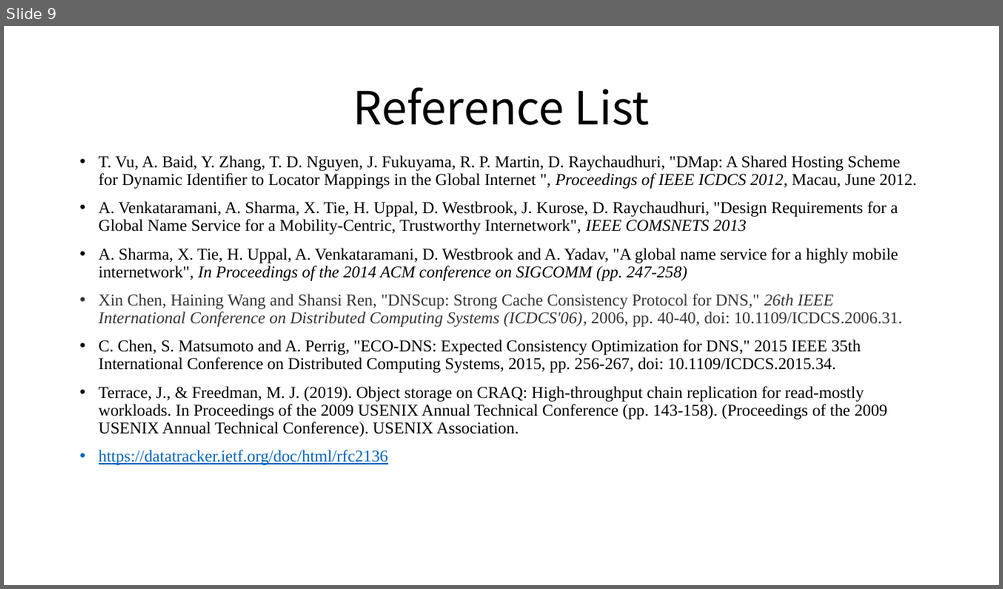
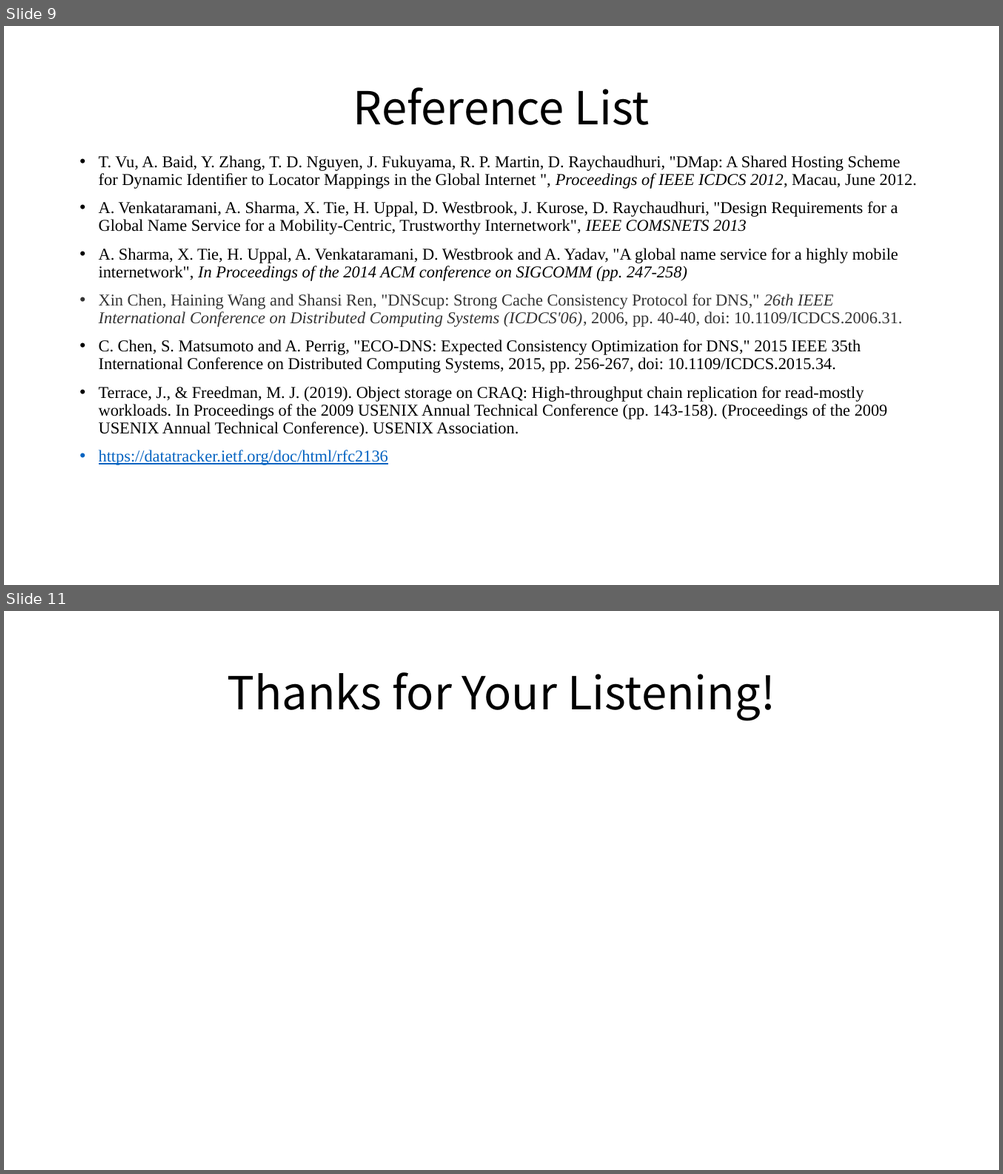
Before and after one commit to HumphreyChou/DNS-on-CRAQ, a slide deck: presentation/DNS_strong_consistency.pptx. Shown one above the other, each under a label of ours: slide 9 before the commit, slides 9 and 11 after it; the slides between them are not shown. The pictures are 1003x589 and 1003x1174 pixels, drawn with LibreOffice and Linux fonts; fonts in the diff are those of the drawing. Boxes give left, top, right and bottom in pixels: in the first picture for what was removed or moved away, otherwise in the second. Text is boxed around its words. In the diff, an @@ line names an element or a change of style, - is before the commit and + after.

```diff
--- a/presentation/DNS_strong_consistency.pptx
+++ b/presentation/DNS_strong_consistency.pptx
@@ slide 11 added at (4,611,999,1170), background #FFFFFF @@
@@ title added at (227,672,775,721), 44 pt, text #000000 @@
+Thanks for Your Listening!
```
Also in this commit, not shown: 2 slides changed, 1 slide removed, 1 other file.
